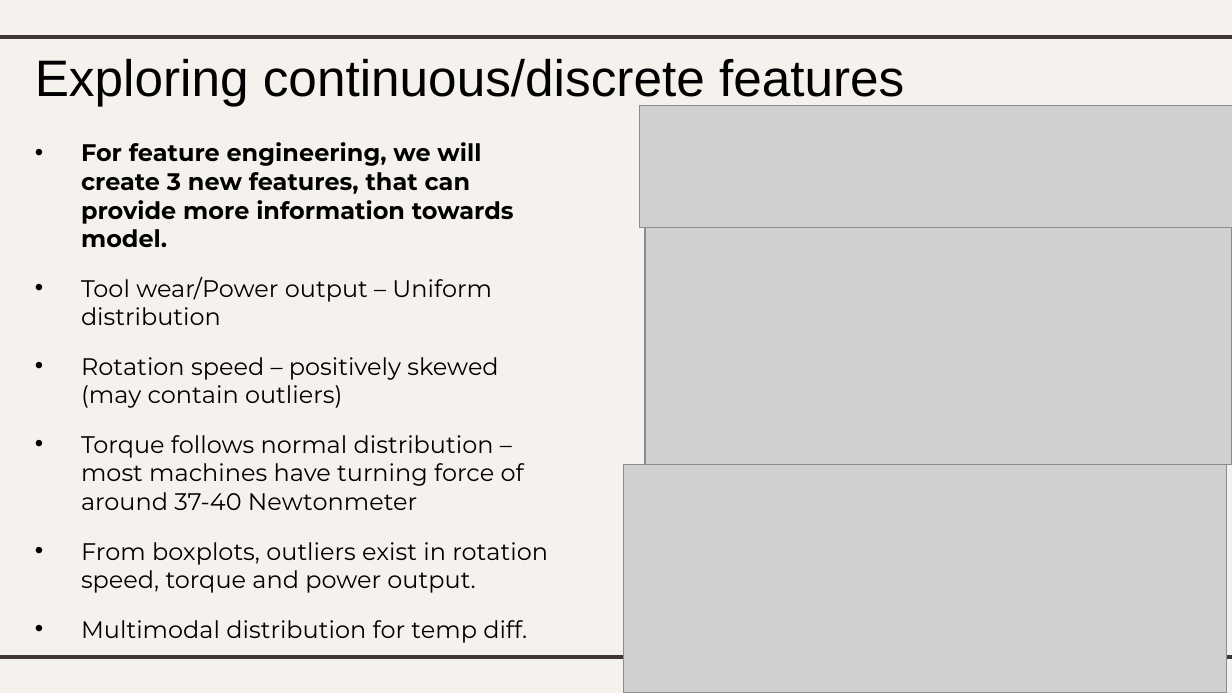
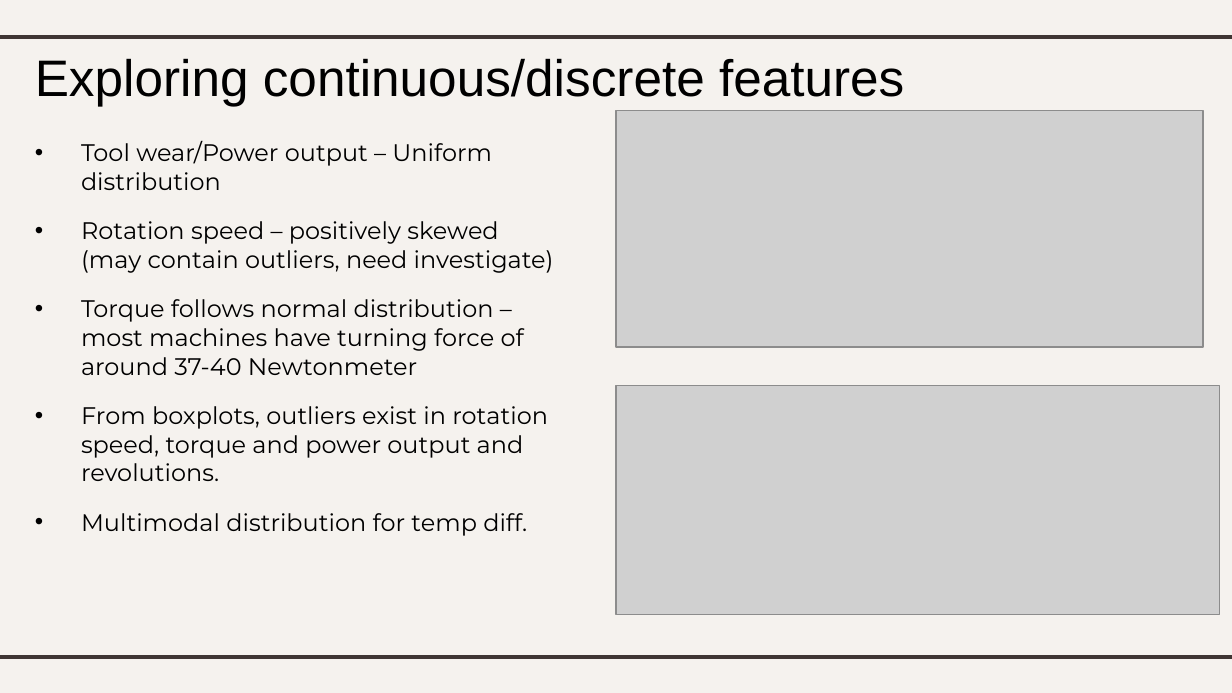
Before and after one commit to lhurr/Machine-Learning, a slide deck: slide 8 of DAAA2A02-2112589-LimHur-Classification.pptx (slide 7 before the commit). Drawn at 1232x693 pixels with LibreOffice and Linux fonts; fonts in the diff are those of the drawing; grey boxes stand for pictures. Boxes give left, top, right and bottom in pixels: in the first picture for what was removed or moved away, otherwise in the second. Text is boxed around its words. In the diff, an @@ line names an element or a change of style, - is before the commit and + after.

```diff
--- a/DAAA2A02-2112589-LimHur-Classification.pptx
+++ b/DAAA2A02-2112589-LimHur-Classification.pptx
@@ picture: place and size @@
-picture at <box>646,228,1232,464</box>
+picture at <box>616,111,1202,347</box>
@@ picture removed at <box>639,106,1232,228</box> @@
@@ subtitle at <box>81,142,514,247</box>: paragraph removed @@
-• For feature engineering, we will create 3 new features, that can provide more information towards model.
@@ subtitle at <box>81,221,554,273</box>: text changed @@
-• Rotation speed – positively skewed (may contain outliers)
+• Rotation speed – positively skewed (may contain outliers, need investigate)
@@ picture: place and size @@
-picture at <box>623,464,1227,693</box>
+picture at <box>616,386,1220,615</box>
@@ subtitle at <box>81,406,548,481</box>: text changed @@
-• From boxplots, outliers exist in rotation speed, torque and power output.
+• From boxplots, outliers exist in rotation speed, torque and power output and revolutions.
```
Also in this commit, not shown: 12 other slides changed, 1 slide added, 1 other file.
